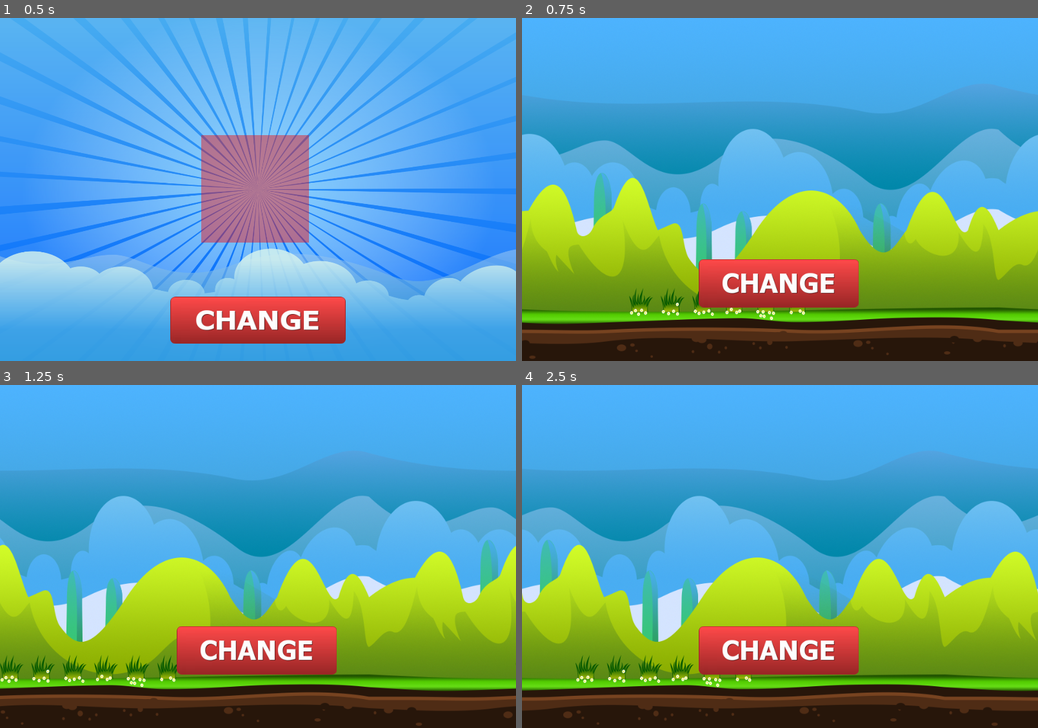
Above: before the commit, frames 1-4 (two rows, left to right).
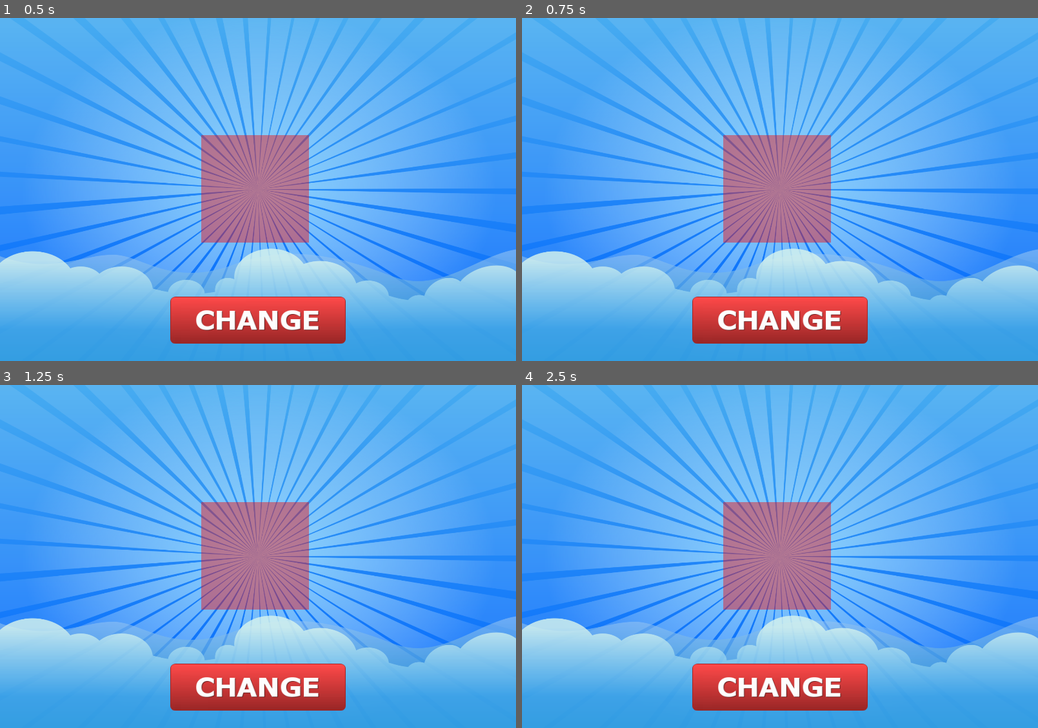
Above: after the commit, the same moments.

Repository: paulocoutinhox/godot-samples
Game: Godot game, scene res://Scenes/MainMenu.tscn
Two runs of this game, one before a commit and one after it. Both use one fixed random seed, a clock stepped at 60 frames per second and the inputs below.
Inputs (mouse positions are in pixels of both pictures, inside the frame that each line leads up to; where the layout moved, square brackets give the same spot in the first picture):
- Up to frame 1 (0.5 s): no input
- Up to frame 2 (0.75 s): click (780, 319) at 0.5 s
- Up to frame 3 (1.25 s): no input
- Up to frame 4 (2.5 s): click (780, 686) [780, 649] at 1.25 s; click (780, 686) at 2 s

Frame 1 is identical in both runs. In frame 2, 80% of the frame differs, in the area x 0-100%, y 2-100%; in frame 3, 77%; in frame 4, 79%.

Commit message:
project center updated

Diff:
--- a/center/Scenes/MainMenu.tscn
+++ b/center/Scenes/MainMenu.tscn
@@ -4,7 +4,7 @@
 [ext_resource path="res://Images/logo.png" type="Texture" id=2]
 [ext_resource path="res://Images/button_change_selected.png" type="Texture" id=3]
 [ext_resource path="res://Images/button_change.png" type="Texture" id=4]
-[ext_resource path="res://Scripts/MainMenu-Paulo.gd" type="Script" id=5]
+[ext_resource path="res://Scripts/MainMenu.gd" type="Script" id=5]
 
 [sub_resource type="Animation" id=1]
 resource_name = "Plane Move"
